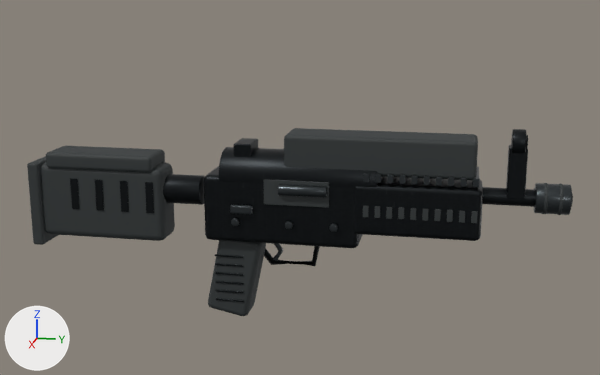
Two versions of the glTF model models/csgo/p90.glb, one commit apart.
Before and after are seen from a camera (50 mm lens) standing at (1.166, 0.296, 0.326) and looking at (-0.005, 0.062, 0.033). Every picture has the same lights, and +X, +Y and +Z are marked at lower left. The picture after the commit comes second. Where no turn or scale is listed for an object, it has been applied to the vertices. Vertices at exactly the same position are counted once.

Script lines for the objects in view, before the commit:
```python
me_cylinder_001 = bpy.data.meshes.new('Cylinder.001')
me_cylinder_001.from_pydata(...)  # 1650 vertices, 3224 faces; spans x -0.081..0.008, y -0.107..0.369, z -0.121..0.028
me_cylinder_001.materials.append(mat_machined_edges)  # picture img_machined_edges_finish
me_cylinder_005 = bpy.data.meshes.new('Cylinder.005')
me_cylinder_005.from_pydata(...)  # 1784 vertices, 3484 faces; spans x -0.039..0.039, y -0.586..0.12, z -0.177..0.096
me_cylinder_005.materials.append(mat_parkerized_steel)  # picture img_parkerized_steel_finish
me_cylinder_008 = bpy.data.meshes.new('Cylinder.008')
me_cylinder_008.from_pydata(...)  # 1888 vertices, 3696 faces; spans x -0.033..0.041, y -0.765..0.036, z -0.203..0.089
me_cylinder_008.materials.append(mat_polymer)  # dark grey #2d3233
ob_weapon_machined_edges = bpy.data.objects.new('weapon_Machined edges', me_cylinder_001)
ob_weapon_machined_edges.location = (0.041, 0.075, 0.04)
ob_weapon_parkerized_steel = bpy.data.objects.new('weapon_Parkerized steel', me_cylinder_005)
ob_weapon_parkerized_steel.location = (0.0, 0.3, 0.035)
ob_weapon_polymer = bpy.data.objects.new('weapon_Polymer', me_cylinder_008)
ob_weapon_polymer.location = (0.0, 0.41, 0.035)
```
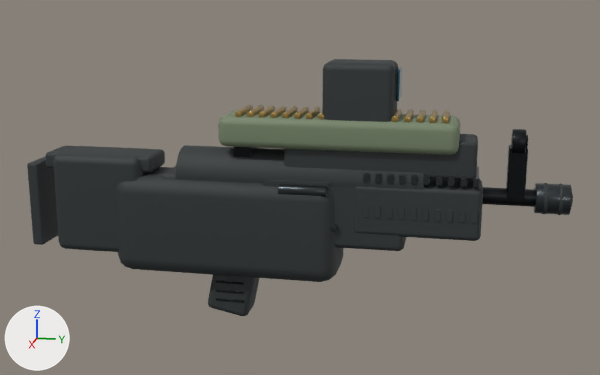
Where the change shows, as pixel boxes [x1, y1, x2, y2] in the pictures (600 x 375 px):
'weapon_Polymer', reshaped (37% taller)
    before: [27, 128, 573, 316]
    after: [27, 59, 573, 316]
'weapon_Olive rifle finish', added
    after: [218, 109, 460, 155]
'weapon_Brass hardware', added (orange)
    after: [235, 105, 450, 123]
'weapon_Coated scope glass', added
    after: [396, 66, 402, 101]
part 1 of me_cylinder_005, deleted
    before: [219, 147, 378, 189]
part 2 of me_cylinder_005, deleted
    before: [204, 166, 363, 248]
part 3 of me_cylinder_005, deleted
    before: [354, 177, 483, 241]
part 4 of me_cylinder_008, added
    after: [162, 166, 406, 251]
part 5 of me_cylinder_008, rebuilt
    before: [40, 162, 175, 241]
    after: [53, 146, 146, 252]
part 6 of me_cylinder_008, added
    after: [176, 145, 425, 190]
part 7 of me_cylinder_008, added
    after: [354, 179, 483, 241]
part 8 of me_cylinder_008, added
    after: [116, 167, 343, 282]
part 9 of me_cylinder_008, added
    after: [322, 59, 398, 122]

Edits to the bpy script that builds the scene:
```text
Change me_cylinder_005:
    remove me_cylinder_005.from_pydata(...)  # 1784 vertices, 3484 faces; spans x -0.039..0.039, y -0.586..0.12, z -0.177..0.096
    add me_cylinder_005.from_pydata(...)  # 1448 vertices, 2824 faces; spans x -0.034..0.03, y -0.586..0.12, z -0.177..0.096
    me_cylinder_005 part 1: the loose piece of 144 vertices spanning x -0.038..0.038, y -0.35..-0.12, z -0.021..0.055 is deleted
    me_cylinder_005 part 2: the loose piece of 96 vertices spanning x -0.038..0.038, y -0.375..-0.145, z -0.08..0.02 is deleted
    me_cylinder_005 part 3: the loose piece of 96 vertices spanning x -0.039..0.039, y -0.155..0.025, z -0.058..0.018 is deleted
Change me_cylinder_008:
    remove me_cylinder_008.from_pydata(...)  # 1888 vertices, 3696 faces; spans x -0.033..0.041, y -0.765..0.036, z -0.203..0.089
    add me_cylinder_008.from_pydata(...)  # 2416 vertices, 4732 faces; spans x -0.05..0.05, y -0.765..0.036, z -0.203..0.185
    me_cylinder_008 part 4: the loose piece of 96 vertices spanning x -0.032..0.032, y -0.365..-0.095, z 0.027..0.083 is copied, and the copy is scaled about its middle by (1.12, 1.33, 1.86), then moved by (0.0, -0.14, -0.085); it spans x -0.038..0.038, y -0.55..-0.19, z -0.08..0.02
    me_cylinder_008 part 5: the loose piece of 96 vertices spanning x -0.029..0.029, y -0.75..-0.55, z -0.091..0.024 is rebuilt with 96 vertices and now spans x -0.043..0.043, y -0.72..-0.58, z -0.108..0.042
    me_cylinder_008 part 6: a new loose piece of 144 vertices spanning x -0.038..0.038, y -0.525..-0.165, z -0.021..0.055, in mat_polymer (dark grey #2d3233)
    me_cylinder_008 part 7: a new loose piece of 96 vertices spanning x -0.039..0.039, y -0.265..-0.085, z -0.058..0.017, in mat_polymer (dark grey #2d3233)
    me_cylinder_008 part 8: a new loose piece of 96 vertices spanning x -0.05..0.05, y -0.625..-0.285, z -0.135..0.015, in mat_polymer (dark grey #2d3233)
    me_cylinder_008 part 9: a new loose piece of 96 vertices spanning x -0.035..0.035, y -0.31..-0.21, z 0.085..0.185, in mat_polymer (dark grey #2d3233)
Add ob_weapon_olive_rifle_finish:
    ob_weapon_olive_rifle_finish = bpy.data.objects.new('weapon_Olive rifle finish', me_cube_005)  # 96 vertices, 188 faces; spans x -0.042..0.042, y -0.17..0.17, z -0.022..0.022; in mat_olive_rifle_finish (greyish green #768469)
    ob_weapon_olive_rifle_finish.location = (0.0, 0.12, 0.12)
Add ob_weapon_coated_scope_glass:
    ob_weapon_coated_scope_glass = bpy.data.objects.new('weapon_Coated scope glass', me_cube_007)  # 96 vertices, 188 faces; spans x -0.022..0.022, y -0.002..0.002, z -0.022..0.022; in mat_coated_scope_glass (dark cyan #356173)
    ob_weapon_coated_scope_glass.location = (0.0, 0.204, 0.19)
Add ob_weapon_brass_hardware:
    ob_weapon_brass_hardware = bpy.data.objects.new('weapon_Brass hardware', me_cylinder_010)  # 2520 vertices, 4968 faces; spans x -0.034..0.034, y -0.295..0.005, z -0.005..0.005; in mat_brass_hardware (orange #b39555)
    ob_weapon_brass_hardware.location = (0.0, 0.27, 0.145)
```
